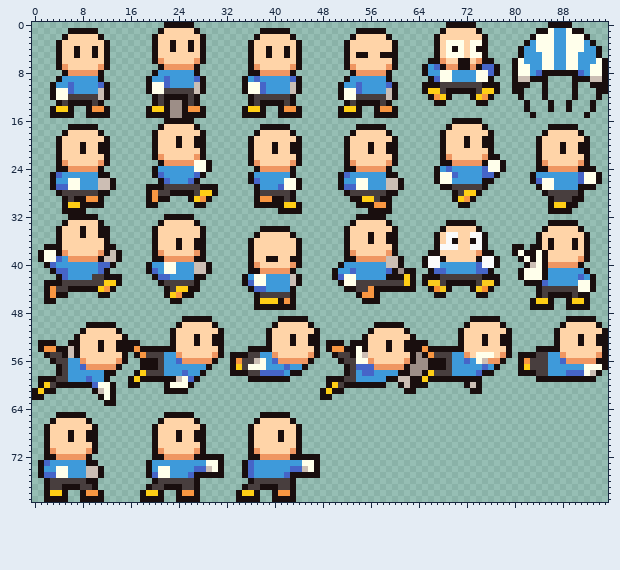
Edited in one commit: sprite sheet (Final Project/Final Project/Assets/Textures/Actors/playerSheet.png). The first picture shows the starting point.
The file is 96x80 pixels. Colours within 5 levels of each other are drawn and written as one.
Once edited:
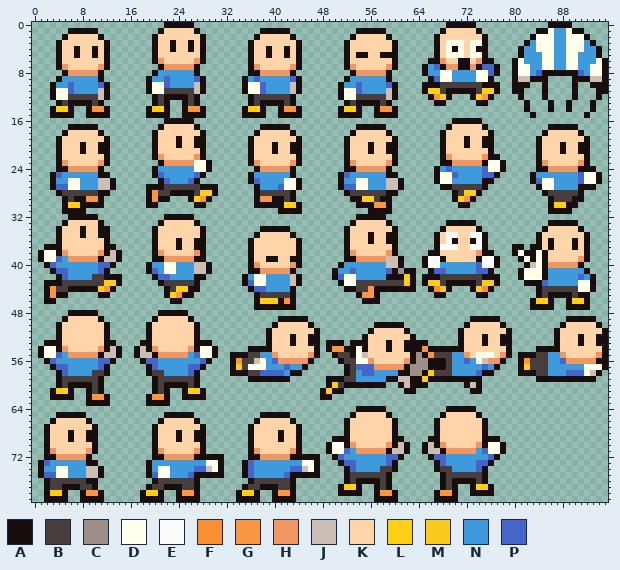
Palette (. is transparent): A #190e0e  B #483e3e  C #9d8e87  D #ffffeb  E #fafafa  F #f88f32  G #f89642  H #ef9662  J #ccbeb4  K #ffd4a8  L #ffce15  M #facb1e  N #3e9ada  P #4665c8
Diff:
@@ x 21..26 @@
 12 BAAAAB
-13 BACCAB
-14 LACCAG
-15 AACCAA
+13 BA..AB
+14 LA..AG
+15 AA..AA
 16 .AAAAA
@@ x 0..95 @@
 47 .....................................AAAAAAA.......................................AAAA..AAAA...
-48 ................................................................................................
-49 .........................AAAAA...........AAAAA...........................AAAAA...........AAAAA..
-50 .........AAAAA..........AKKKKKA.........AKKKKKA..........AAAAA..........AKKKKKA.........AKKKKKA.
-51 ........AKKKKKA........AKKKKKKKA.......AKKKKKKKA........AKKKKKA........AKKKKKKKA.......AKKKKKKKA
-52 .......AKKKKKKKA.......AKKKAKKAA.......AKKKAKKAA.......AKKKKKKKA.......AKKKAKKAA.......AKKKAKKAA
-53 .AAA..AAKKKAKKAAAA.....AKKKAKKAA.......AKKKAKKAA.AAA.AAAKKKAKKAAAA.....AKKKAKKAA.......AKKKAKKAA
-54 .AGGAAJAKKKAKKAAAGAAAAAAKKKKKKKA....AAAAKKKKKKKA.AGGAADAKKKAKKAAAGAAAAAAKKKKKKKA....AAAAKKKKKKKA
-55 ..ABBAJAKKKKKKKA.AGBBBNNHKKKKKHA.AAABBNNHKKKKKHA..ABBADJKKKKKKKACAGBBBNNHKDDDKHA.AAABBNNHKKKKKHA
-56 ...ABBNNHKKKKKHA..AAABNNPHHHHHA..AGBBJDNPHHHHHA....ABBDDHKKKKKHACCAAABNNPNDJHHA..AGBBBNNPHHHHHAA
-57 ....ABNNPHHHHHA...AAABNNNNNNNA...ALBDDDNNNPNNA......ABPPPHHHHHACCCAAABNNNNNPNA...ALBBBNNNNNNDDDA
-58 ....ABNNNNNNAA...ALBBBNNNPNNA....AAABBPPPPNAA.......ABNPPNNNNAACCALBBBNNNNPAA....AAABBNNNPPPDJA.
-59 .AAABBNNNPNNA...ALAAAAAAJDPA........AAAAAAA......AAABBNNNNNAAJJAALAAAAAAAAA.........AAAAAAAAAA..
-60 .ALBAAAAAAPDDA..AA....ADDDA......................ALBAAAAAAA..AJAAA......AJA.....................
-61 ALAA......AJDA........AAAA......................ALAA..........AA.........AA.....................
-62 AA.........ADA..................................AA..............................................
-63 ............AA..................................................................................
-64 ................................................................................................
-65 ....AAAAA.............AAAAA...........AAAAA.....................................................
-66 ...AKKKKKA...........AKKKKKA.........AKKKKKA....................................................
-67 ..AKKKKKKKA.........AKKKKKKKA.......AKKKKKKKA...................................................
-68 ..AKKKAKKAA.........AKKKAKKAA.......AKKKKAKKA...................................................
-69 ..AKKKAKKAA.........AKKKAKKAA.......AKKKKAKKA...................................................
-70 ..AKKKKKKKA.........AKKKKKKKA.......AKKKKKKKA...................................................
-71 ..AHKKKKKHA.........AHKKKKKHA.......AHKKKKKHA...................................................
-72 ..AAHHHHHA..........AAHHHHHAAAAA....AAHHHHHAAAAA................................................
-73 .APNNNNNNAA........ANNNNNNNNNDDA...APNNNNNNNNDDA................................................
-74 .ANNDDNNNJJA.......ANDDNNNNPPJDA...APNNNNNNPPJDA................................................
-75 .APPDDNNNJJA.......APDDNNNPAAAAA...APNNNNNPAAAAA................................................
-76 ..ABBBBBBAA.........ABBBBBBA........ABBBBBBA....................................................
-77 ..ABBAAABBA........ABBAAABBA.......ABBAAABBA....................................................
-78 ..ALLA..AGGA......ALLA..AGGA......ALLA..AGGA....................................................
-79 ..AAAA..AAAA......AAAA..AAAA......AAAA..AAAA....................................................
+48 ......AAAAA..........AAAAA......................................................................
+49 .....AKKKKKA........AKKKKKA..............AAAAA...........................AAAAA...........AAAAA..
+50 ....AKKKKKKKA......AKKKKKKKA............AKKKKKA..........AAAAA..........AKKKKKA.........AKKKKKA.
+51 ....AKKKKKKKA......AKKKKKKKA...........AKKKKKKKA........AKKKKKA........AKKKKKKKA.......AKKKKKKKA
+52 ....AKKKKKKKA......AKKKKKKKA...........AKKKAKKAA.......AKKKKKKKA.......AKKKAKKAA.......AKKKAKKAA
+53 ..AAAKKKKKKKAA....AAKKKKKKKAAA.........AKKKAKKAA.AAA.AAAKKKAKKAAAA.....AKKKAKKAA.......AKKKAKKAA
+54 .ADDAHKKKKKHAJA..AJAHKKKKKHADDA.....AAAAKKKKKKKA.AGGAADAKKKAKKAAAGAAAAAAKKKKKKKA....AAAAKKKKKKKA
+55 .ADDPNHHHHHAJJA..AJJAHHHHHNPDDA..AAABBNNHKKKKKHA..ABBADJKKKKKKKACAGBBBNNHKDDDKHA.AAABBNNHKKKKKHA
+56 ..APNNNNNNNPPA....APPNNNNNNNPA...AGBBJDNPHHHHHA....ABBDDHKKKKKHACCAAABNNPNDJHHA..AGBBBNNPHHHHHAA
+57 ...APPNNNNNPA......APNNNNNPPA....ALBDDDNNNPNNA......ABPPPHHHHHACCCAAABNNNNNPNA...ALBBBNNNNNNDDDA
+58 ....APNNNNBBA......ABBNNNNPA.....AAABBPPPPNAA.......ABNPPNNNNAACCALBBBNNNNPAA....AAABBNNNPPPDJA.
+59 ....ABBBBBBA........ABBBBBBA........AAAAAAA......AAABBNNNNNAAJJAALAAAAAAAAA.........AAAAAAAAAA..
+60 ....ABAAAABA........ABAAAABA.....................ALBAAAAAAA..AJAAA......AJA.....................
+61 ...ALLA..ABA........ABA..ALLA...................ALAA..........AA.........AA.....................
+62 ...AAAA..AGGA......AGGA..AAAA...................AA..............................................
+63 .........AAAA......AAAA.........................................................................
+64 ......................................................AAAAA..........AAAAA......................
+65 ....AAAAA.............AAAAA...........AAAAA..........AKKKKKA........AKKKKKA.....................
+66 ...AKKKKKA...........AKKKKKA.........AKKKKKA........AKKKKKKKA......AKKKKKKKA....................
+67 ..AKKKKKKKA.........AKKKKKKKA.......AKKKKKKKA.......AKKKKKKKA......AKKKKKKKA....................
+68 ..AKKKAKKAA.........AKKKAKKAA.......AKKKKAKKA.......AKKKKKKKA......AKKKKKKKA....................
+69 ..AKKKAKKAA.........AKKKAKKAA.......AKKKKAKKA.....AAAKKKKKKKAA....AAKKKKKKKAAA..................
+70 ..AKKKKKKKA.........AKKKKKKKA.......AKKKKKKKA....ADDAHKKKKKHAJA..AJAHKKKKKHADDA.................
+71 ..AHKKKKKHA.........AHKKKKKHA.......AHKKKKKHA....ADDPNHHHHHAJJA..AJJAHHHHHNPDDA.................
+72 ..AAHHHHHA..........AAHHHHHAAAAA....AAHHHHHAAAAA..APNNNNNNNPPA....APPNNNNNNNPA..................
+73 .APNNNNNNAA........ANNNNNNNNNDDA...APNNNNNNNNDDA...APPNNNNNPA......APNNNNNPPA...................
+74 .ANNDDNNNJJA.......ANDDNNNNPPJDA...APNNNNNNPPJDA....APNNNNBBA......ABBNNNNPA....................
+75 .APPDDNNNJJA.......APDDNNNPAAAAA...APNNNNNPAAAAA....ABBBBBBA........ABBBBBBA....................
+76 ..ABBBBBBAA.........ABBBBBBA........ABBBBBBA........ABAAAABA........ABAAAABA....................
+77 ..ABBAAABBA........ABBAAABBA.......ABBAAABBA.......ALLA..ABA........ABA..ALLA...................
+78 ..ALLA..AGGA......ALLA..AGGA......ALLA..AGGA.......AAAA..AGGA......AGGA..AAAA...................
+79 ..AAAA..AAAA......AAAA..AAAA......AAAA..AAAA.............AAAA......AAAA.........................
